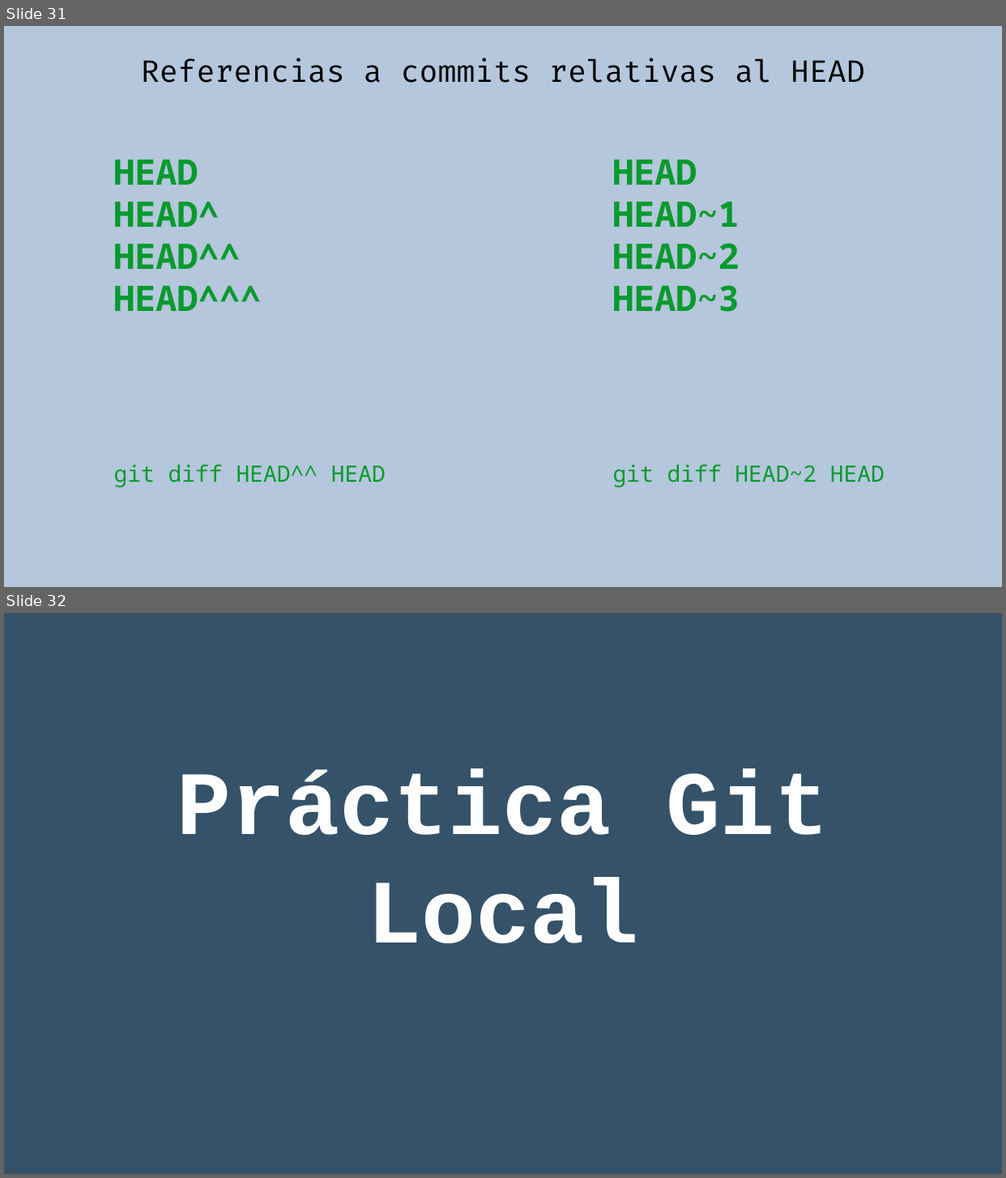
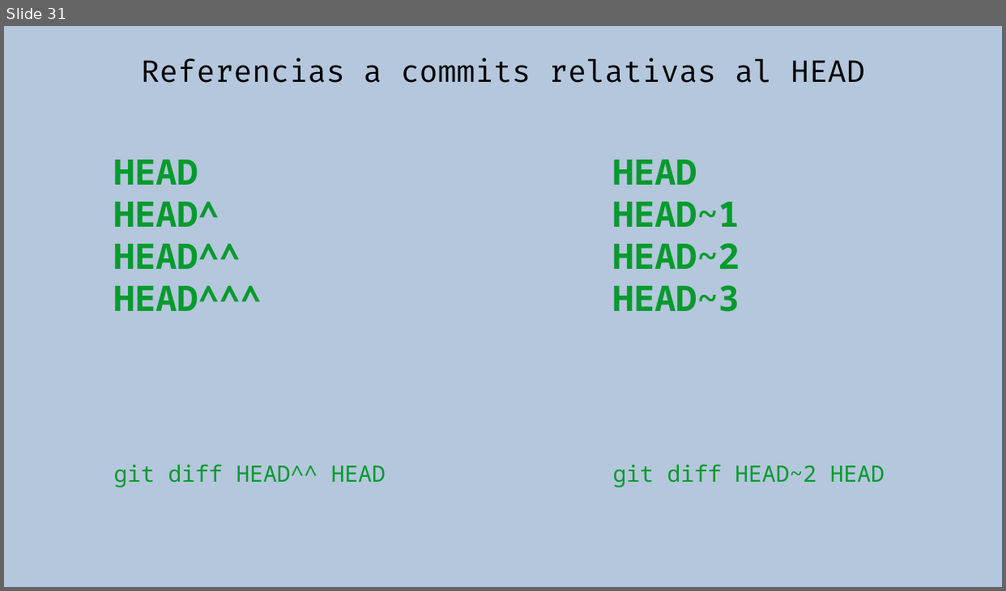
Before and after one commit to rgmf/eed2425, a slide deck: ut/02_control_de_versiones/presentacion/02_git_local.odp. Shown one above the other, each under a label of ours: slides 31 and 32 before the commit, slide 31 after it. The pictures are 1006x1178 and 1006x591 pixels, drawn with LibreOffice and Linux fonts; fonts in the diff are those of the drawing. Boxes give left, top, right and bottom in pixels: in the first picture for what was removed or moved away, otherwise in the second. Text is boxed around its words. In the diff, an @@ line names an element or a change of style, - is before the commit and + after.

```diff
--- a/ut/02_control_de_versiones/presentacion/02_git_local.odp
+++ b/ut/02_control_de_versiones/presentacion/02_git_local.odp
@@ slide 32 removed at box(4, 613, 1002, 1174), background #355269 @@
@@ subtitle removed at box(177, 769, 829, 943) @@
-Práctica Git Local
```
Also in this commit, not shown: 1 slide changed, 8 slides added, 1 other slide removed, 1 other file.
